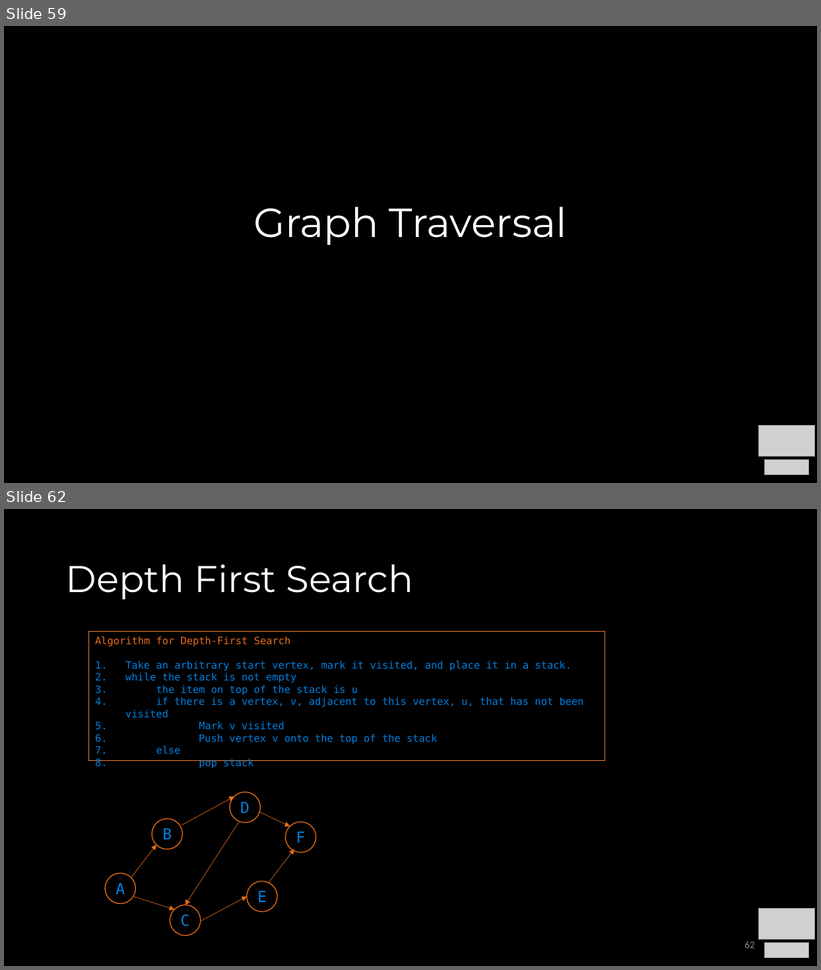
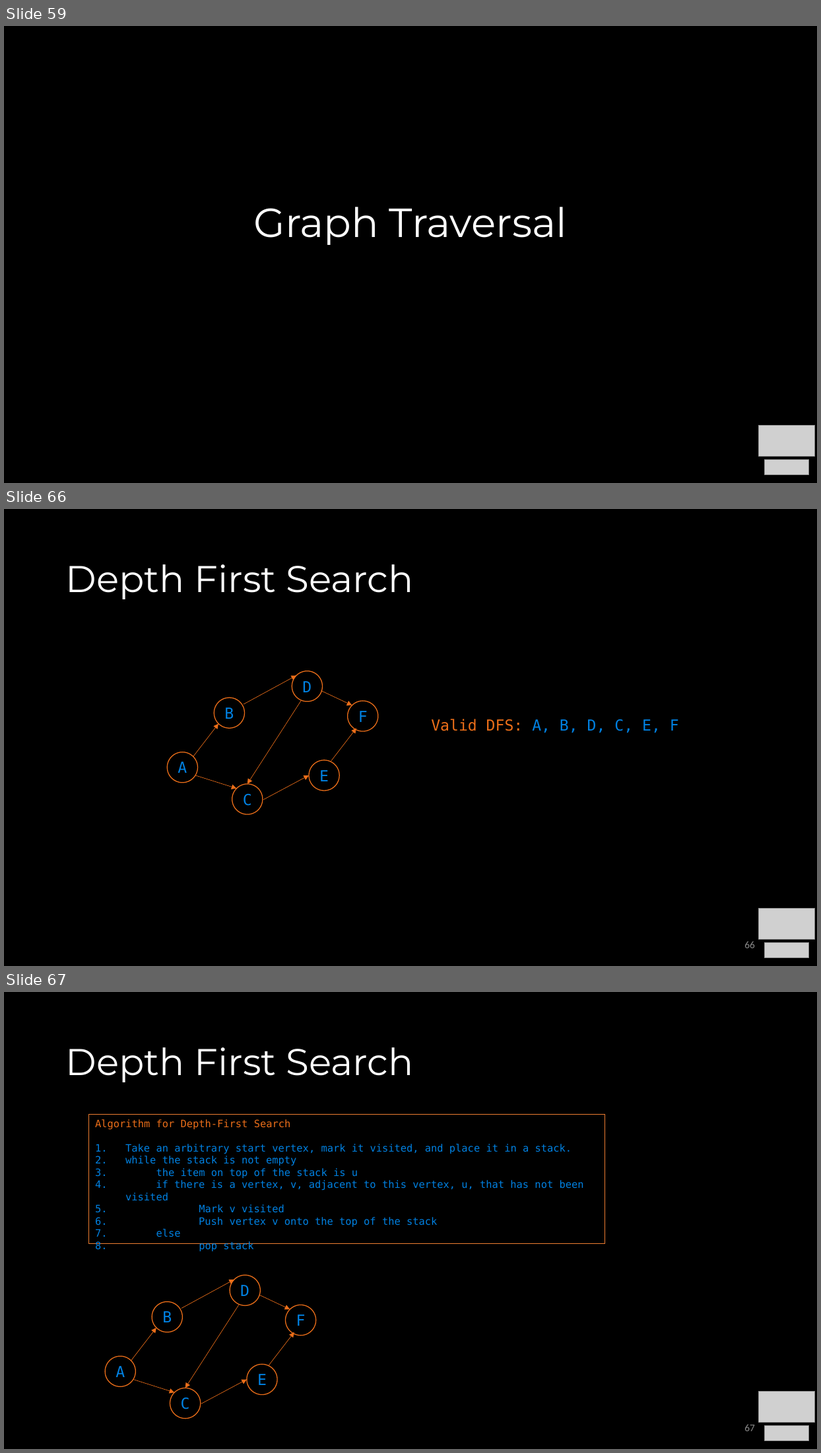
Before and after one commit to COP3530/Instructional-Content, a slide deck: Slides-PPT/8a - Graph Terminology and Implementation.pptx. Shown one above the other, each under a label of ours: slides 59 and 62 before the commit, slides 59, 66 and 67 after it; the slides between them are not shown. The pictures are 821x970 and 821x1453 pixels, drawn with LibreOffice and Linux fonts; fonts in the diff are those of the drawing; grey boxes stand for pictures. Boxes give left, top, right and bottom in pixels: in the first picture for what was removed or moved away, otherwise in the second. Text is boxed around its words. In the diff, an @@ line names an element or a change of style, - is before the commit and + after.

```diff
--- a/Slides-PPT/8a - Graph Terminology and Implementation.pptx
+++ b/Slides-PPT/8a - Graph Terminology and Implementation.pptx
@@ slide 66 added at bbox=[4, 509, 817, 966], background #000000 @@
@@ title added at bbox=[66, 564, 414, 599], 44 pt, text #FFFFFF @@
+Depth First Search
@@ text added at bbox=[431, 719, 679, 733], 18 pt, text #0081E2 @@
+Valid DFS: A, B, D, C, E, F
@@ group added at bbox=[168, 671, 378, 815]: 7 arrows, 6 ellipses @@
+B
+A
+E
+F
+C
+D
@@ picture added at bbox=[759, 908, 815, 940] @@
@@ page number added at bbox=[745, 941, 755, 949], 12 pt, text #8C8C8C @@
+66
@@ picture added at bbox=[765, 943, 809, 958] @@
@@ what was slide 62 is now slide 67 @@
@@ page number at bbox=[745, 1424, 755, 1432]: text changed @@
-62
+67
```
Also in this commit, not shown: 3 slides changed, 8 other slides added, 1 slide removed, 3 other files.
